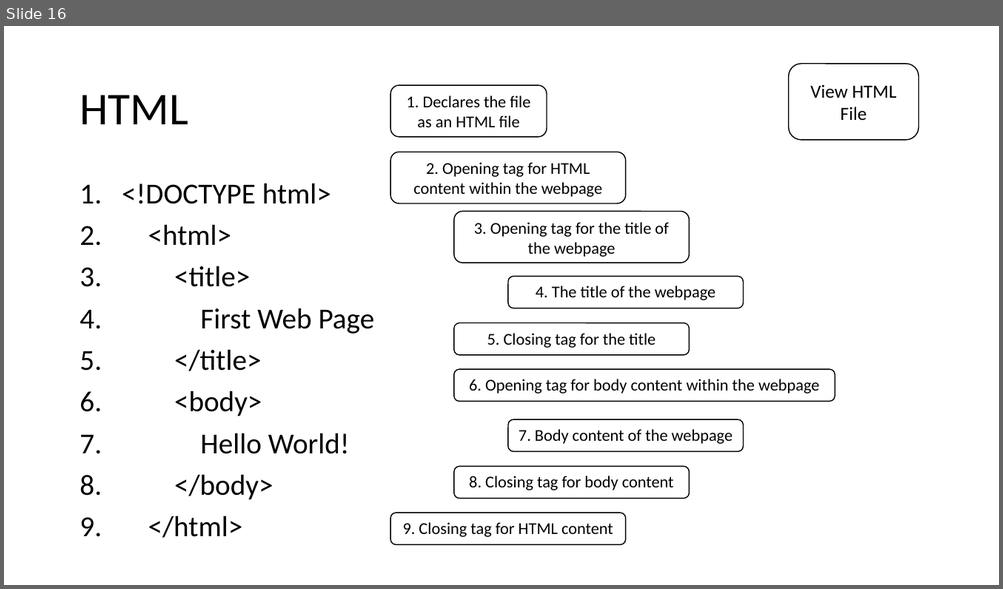
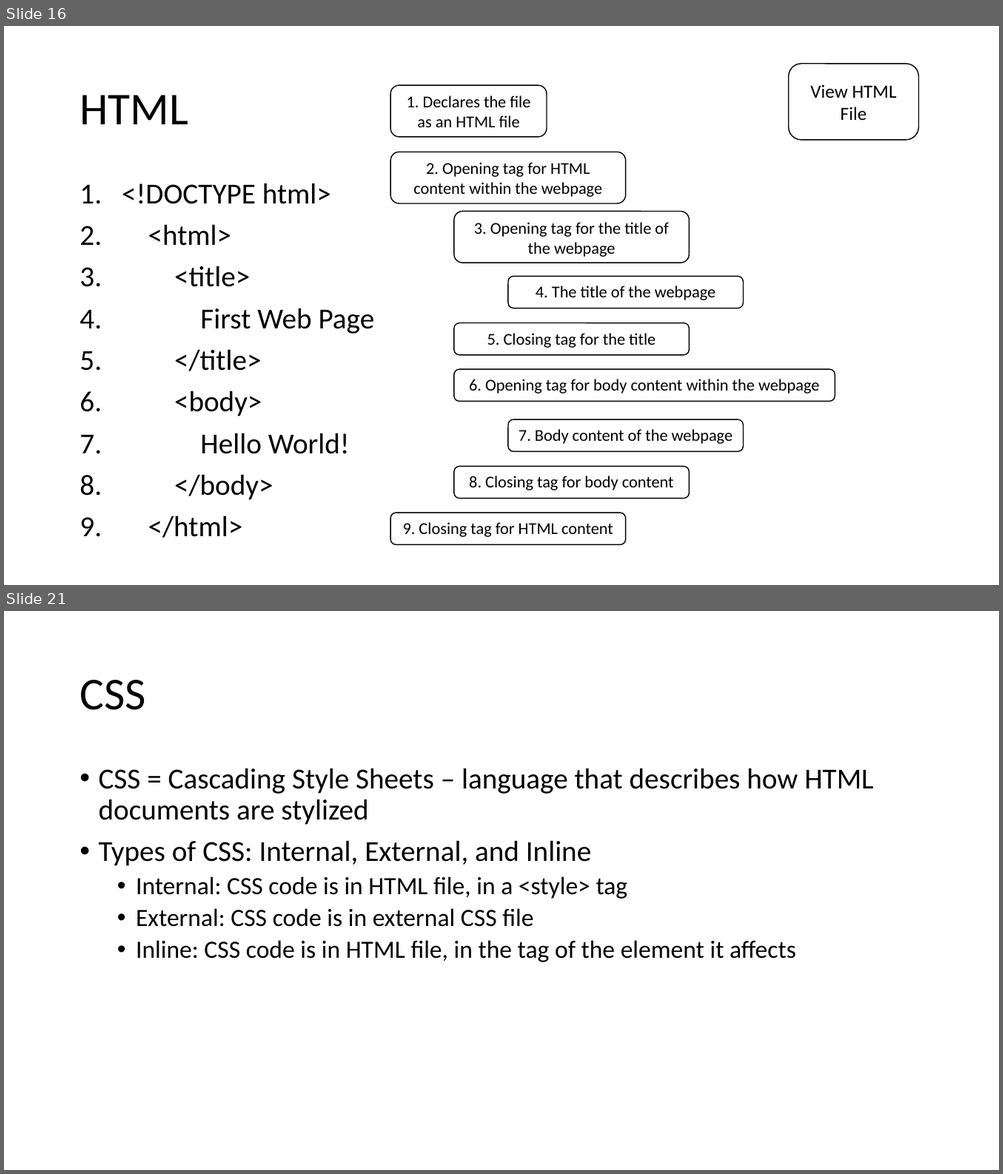
Before and after one commit to MrJoshGross/Course-Curricular-Material, a slide deck: Computer Science Principles/Lectures/Lecture 8 - HTML Tags.pptx. Shown one above the other, each under a label of ours: slide 16 before the commit, slides 16 and 21 after it; the slides between them are not shown. The pictures are 1003x589 and 1003x1174 pixels, drawn with LibreOffice and Linux fonts; fonts in the diff are those of the drawing. Boxes give left, top, right and bottom in pixels: in the first picture for what was removed or moved away, otherwise in the second. Text is boxed around its words. In the diff, an @@ line names an element or a change of style, - is before the commit and + after.

Commit message:
Update Lecture 8 - HTML Tags.pptx
added common html tags and css section

```diff
--- a/Computer Science Principles/Lectures/Lecture 8 - HTML Tags.pptx
+++ b/Computer Science Principles/Lectures/Lecture 8 - HTML Tags.pptx
@@ slide 21 added at [4, 611, 999, 1170], background #FFFFFF @@
@@ title added at [79, 680, 145, 710], 44 pt, text #000000 @@
+CSS
@@ text added at [99, 768, 873, 963], 24 pt, text #000000 @@
+• CSS = Cascading Style Sheets – language that describes how HTML documents are stylized
+• Types of CSS: Internal, External, and Inline
+  • Internal: CSS code is in HTML file, in a <style> tag
+  • External: CSS code is in external CSS file
+  • Inline: CSS code is in HTML file, in the tag of the element it affects
```
Also in this commit, not shown: 23 other slides added.
